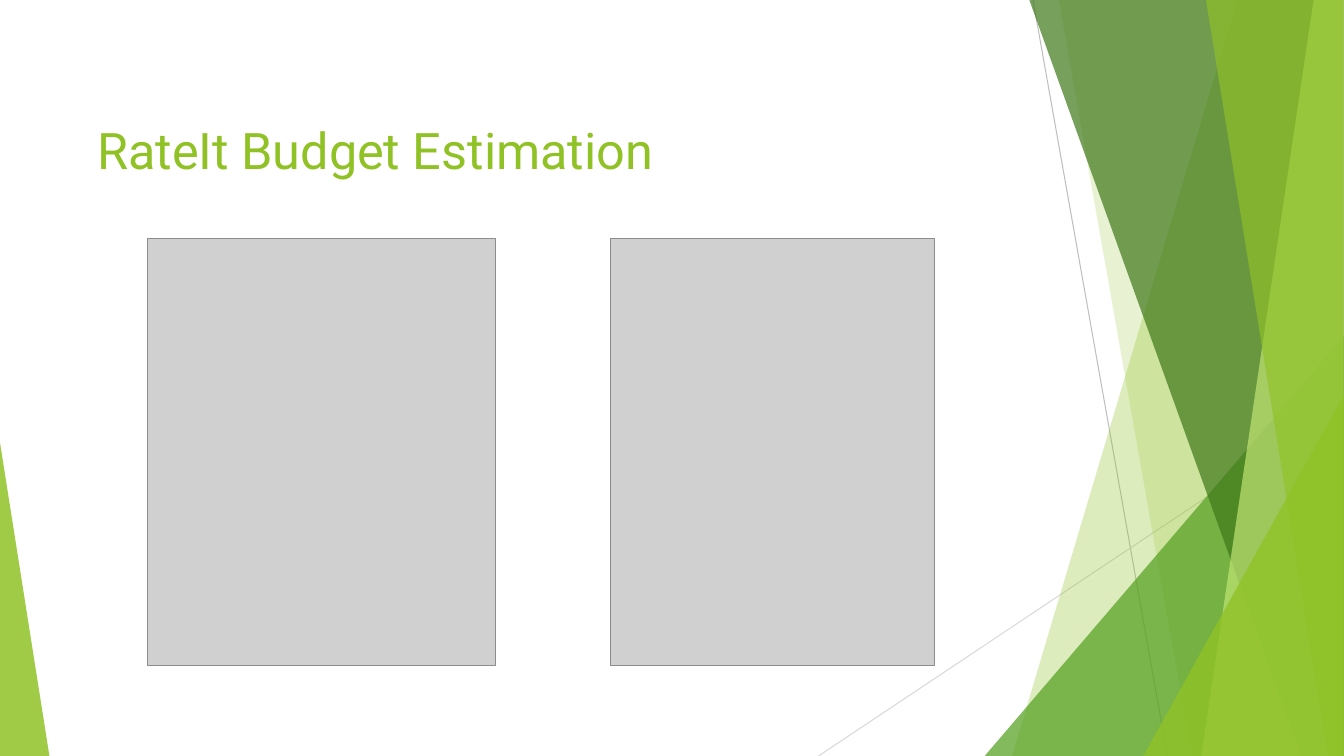
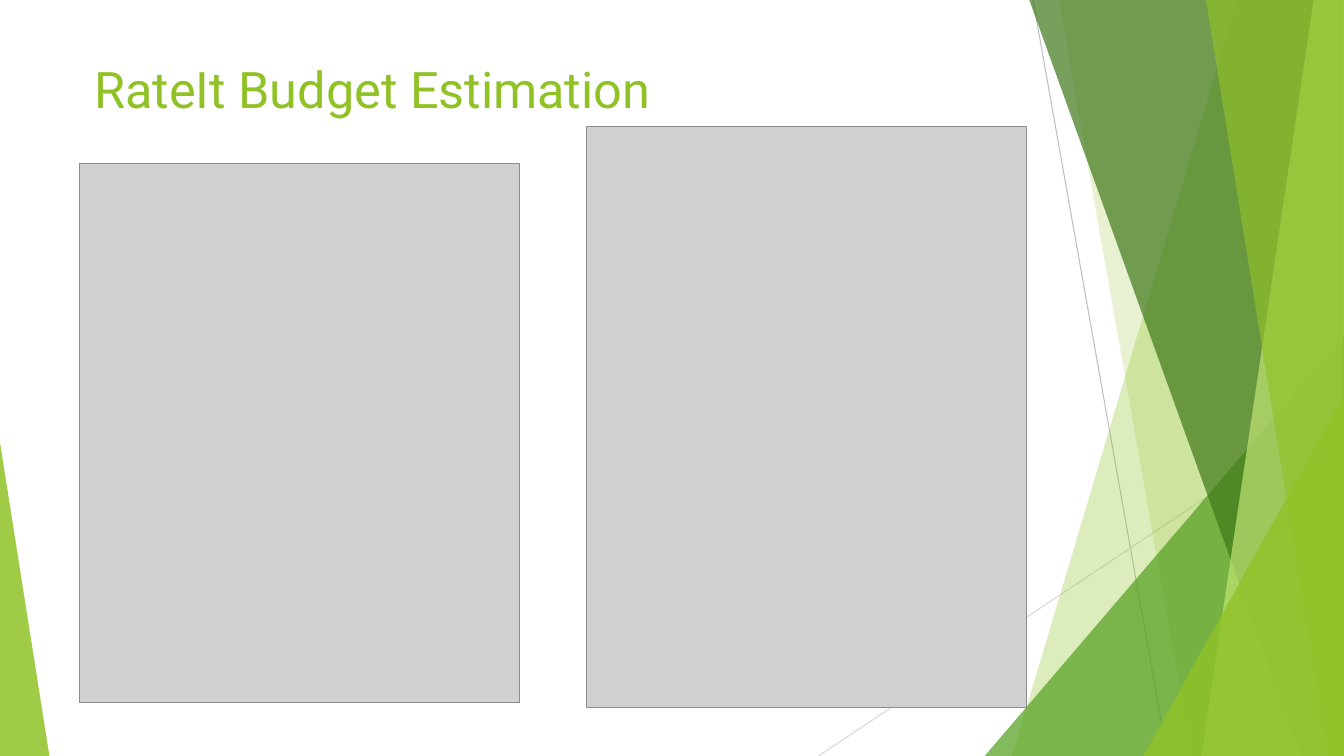
Before and after one commit to Naresh-Barua/Software-Engeneering-Project-, a slide deck: slide 12 of RateIt.pptx (slide 11 before the commit). Drawn at 1344x756 pixels with LibreOffice and Linux fonts; fonts in the diff are those of the drawing; grey boxes stand for pictures. Boxes give left, top, right and bottom in pixels: in the first picture for what was removed or moved away, otherwise in the second. Text is boxed around its words. In the diff, an @@ line names an element or a change of style, - is before the commit and + after.

Commit message:
RateIt Project

```diff
--- a/RateIt.pptx
+++ b/RateIt.pptx
@@ title "RateIt Budget Estimation": place and size @@
-title "RateIt Budget Estimation" at [97, 131, 653, 180]
+title "RateIt Budget Estimation" at [94, 70, 650, 119]
@@ picture: place and size @@
-picture at [611, 238, 935, 665]
+picture at [587, 127, 1026, 708]
@@ picture: place and size @@
-picture at [147, 238, 496, 665]
+picture at [80, 163, 519, 703]
```
Also in this commit, not shown: 5 other slides changed, 2 slides added.
